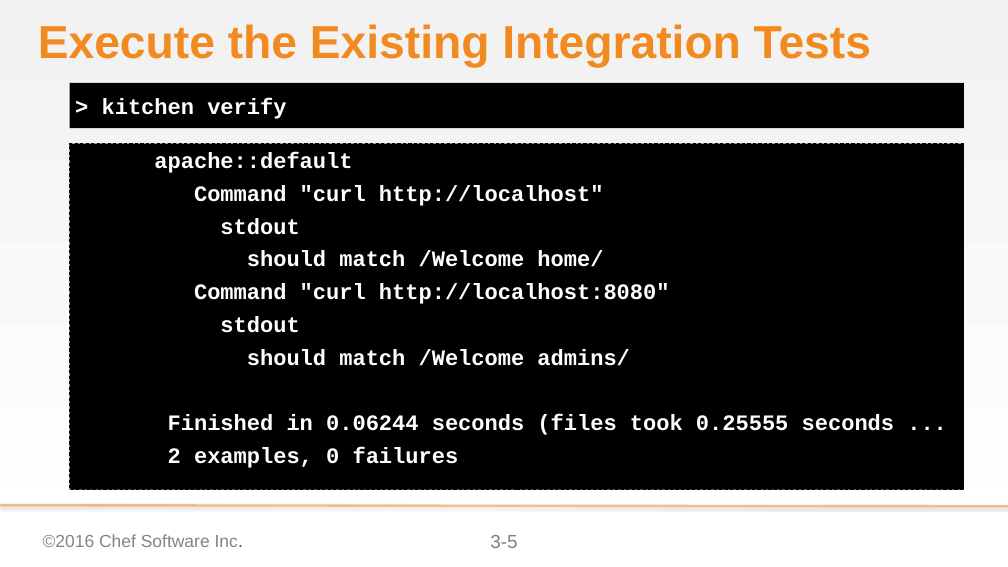
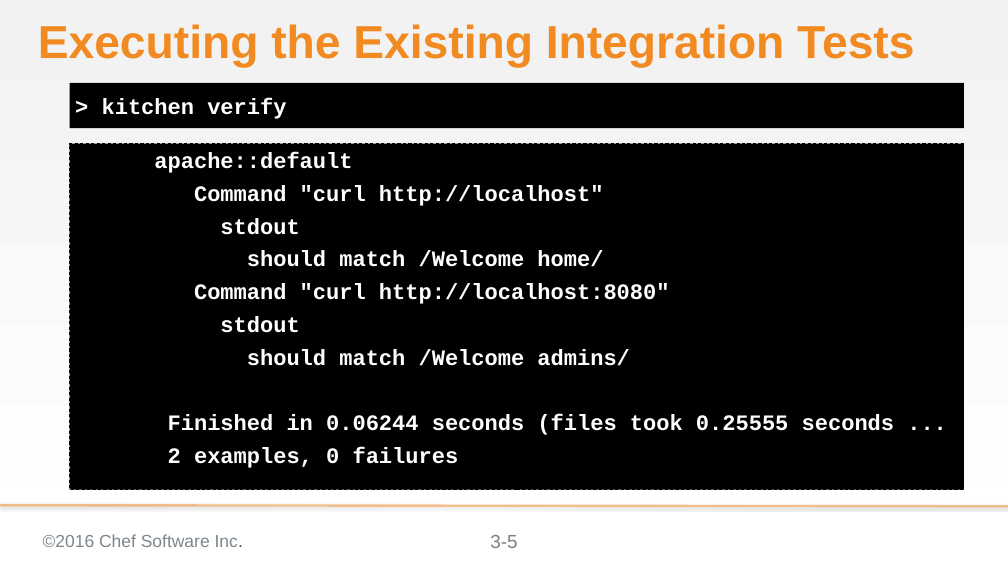
Before and after one commit to chef-training/extending_cookbooks, a slide deck: slide 5 of 03-creating_a_custom_resource-linux.pptx. Drawn at 1008x567 pixels with LibreOffice and Linux fonts; fonts in the diff are those of the drawing; background and template pictures are left out. Boxes give left, top, right and bottom in pixels: in the first picture for what was removed or moved away, otherwise in the second. Text is boxed around its words. In the diff, an @@ line names an element or a change of style, - is before the commit and + after.

Commit message:
Updates to the 03 module to add remaining titles

```diff
--- a/03-creating_a_custom_resource-linux.pptx
+++ b/03-creating_a_custom_resource-linux.pptx
@@ title at (38,24,914,68): text changed @@
-Execute the Existing Integration Tests
+Executing the Existing Integration Tests
```
Also in this commit, not shown: 43 other slides changed.
